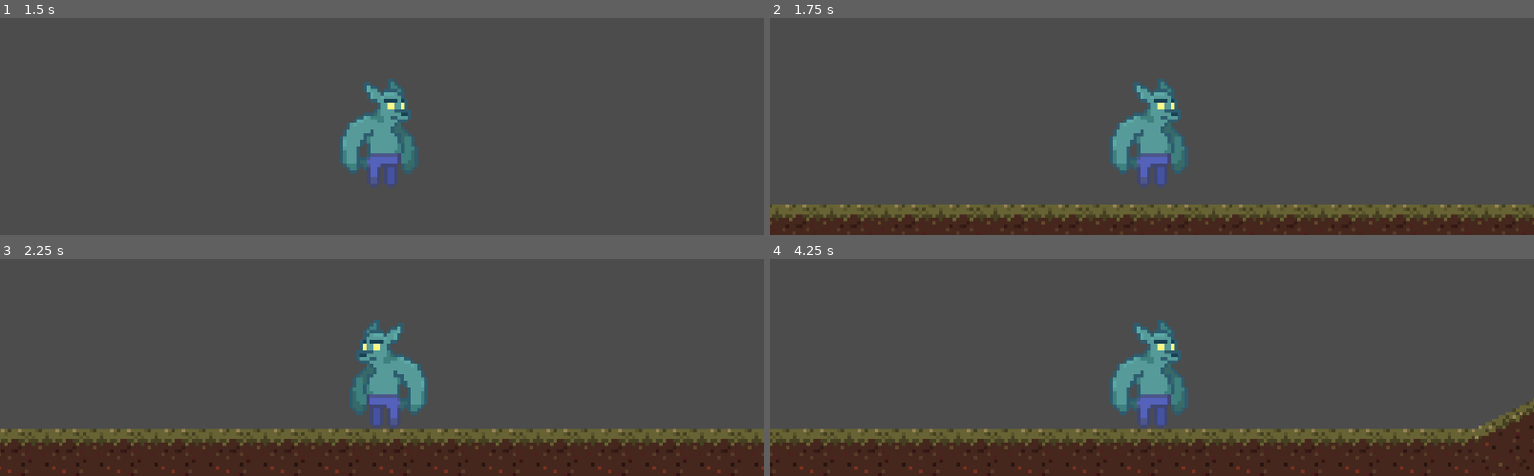
Above: before the commit, frames 1-4 (two rows, left to right).
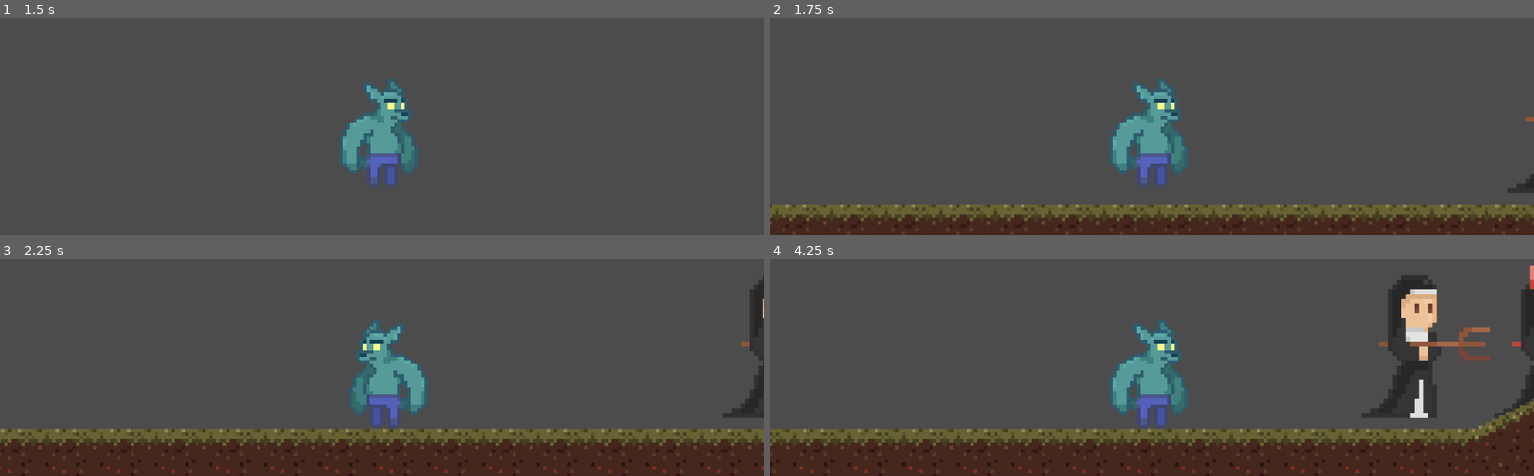
Above: after the commit, the same moments.

Repository: nadiadecar/GGJ2022
Game: Godot game, scene res://Scenes/Principal.tscn
The game is run twice, just before and just after one commit, with the same random seed, the same clock (stepped at 60 frames per second) and the same inputs.
Inputs:
- Up to frame 1 (1.5 s): hold X (attack) 0.53-1.28 s; hold Right (right) from 0.53 s (still down); tap Z (jump) at 0.77 s; tap X (attack) at 1.35 s
- Up to frame 2 (1.75 s): keep holding Right (right); tap Z (jump) at 1.52 s
- Up to frame 3 (2.25 s): release Right (right) at 2.03 s; hold Left (left) from 2.03 s (still down); hold X (attack) from 2.03 s (still down)
- Up to frame 4 (4.25 s): release Left (left) at 2.78 s; release X (attack) at 2.78 s; hold Right (right) from 2.78 s (still down); tap X (attack) at 2.85 s; tap Z (jump) at 3.02, 3.77 s; hold X (attack) from 3.53 s (still down)

Frame 1 is identical in both runs. In frame 2, 0.2% of the frame differs, in the area x 96-100%, y 45-81%; in frame 3, 0.9%; in frame 4, 4.1%, in the area x 77-100%, y 3-74%.

Commit message:
Comienzo animación enemigos

Diff:
--- a/Scenes/Personajes/Enemy.tscn
+++ b/Scenes/Personajes/Enemy.tscn
@@ -1,7 +1,8 @@
-[gd_scene load_steps=6 format=2]
+[gd_scene load_steps=7 format=2]
 
-[ext_resource path="res://Sprites/Werewolf/Enemy.png" type="Texture" id=1]
+[ext_resource path="res://Sprites/Werewolf/lobo_iddle_1.png" type="Texture" id=1]
 [ext_resource path="res://Scripts/Enemy-Trident.gd" type="Script" id=2]
+[ext_resource path="res://Sprites/Nun/Monjas daño -Sheet.png" type="Texture" id=3]
 
 [sub_resource type="CapsuleShape2D" id=1]
 radius = 34.0
@@ -16,10 +17,14 @@
 [node name="Enemy" type="KinematicBody2D" groups=["enemy"]]
 script = ExtResource( 2 )
 
+[node name="LoboIddle1" type="Sprite" parent="."]
+position = Vector2( -4, 15 )
+texture = ExtResource( 1 )
+
 [node name="Sprite" type="Sprite" parent="." groups=["enemy"]]
-position = Vector2( -25, -13 )
+position = Vector2( -269, -170 )
 scale = Vector2( 1.3, 1.4 )
-texture = ExtResource( 1 )
+texture = ExtResource( 3 )
 
 [node name="enemy-body" type="CollisionShape2D" parent="." groups=["enemy"]]
 shape = SubResource( 1 )
--- a/Scenes/Personajes/Prota.tscn
+++ b/Scenes/Personajes/Prota.tscn
@@ -982,7 +982,6 @@
 shape = SubResource( 1 )
 
 [node name="attack-right" type="CollisionShape2D" parent="." groups=["wolf-attack"]]
-visible = false
 position = Vector2( 50, 4.5 )
 rotation = -1.5708
 shape = SubResource( 2 )
Binary file added: Sprites/Nun/Monjas daño -Sheet.png
Not shown, changed: Sprites/Nun/Monjas daño -Sheet.png.import
Binary file removed: Sprites/Werewolf/Enemy.png
